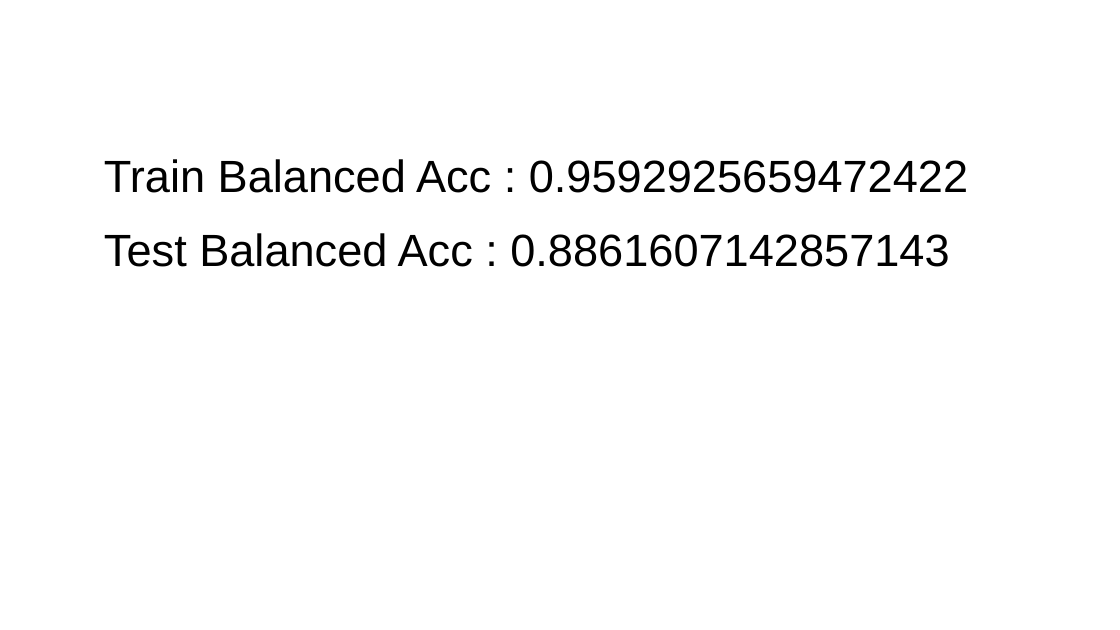
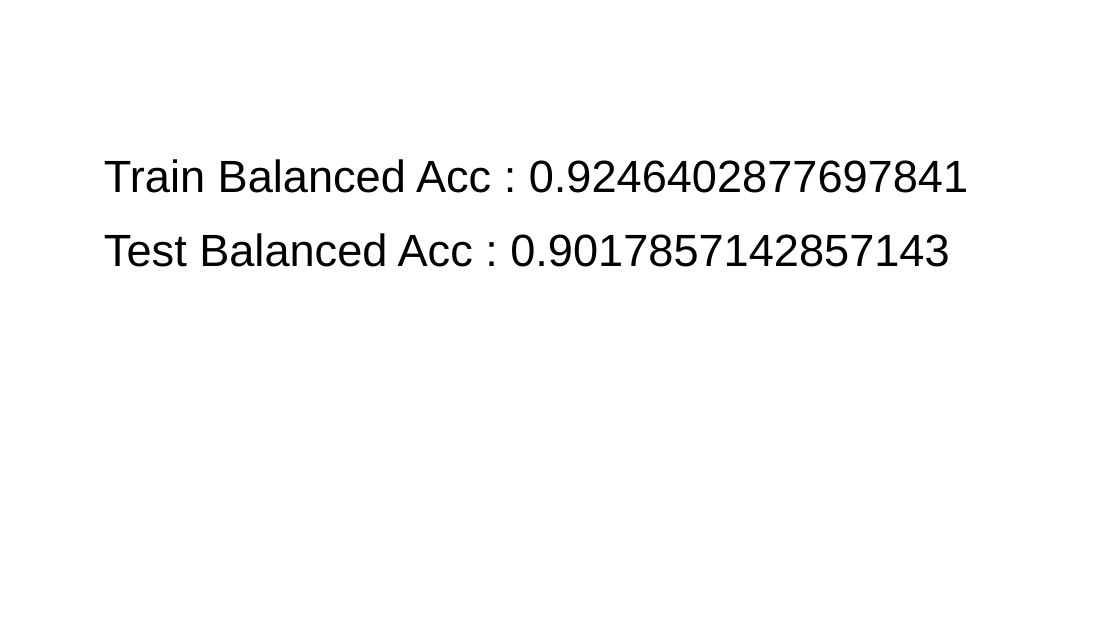
Before and after one commit to MathieuGig/Predict_Resistance_FKS1_GigM, a slide deck: slide 13 of Hyperparams_hunt.odp (slide 24 before the commit). Drawn at 1120x630 pixels with LibreOffice and Linux fonts; fonts in the diff are those of the drawing. Boxes give left, top, right and bottom in pixels: in the first picture for what was removed or moved away, otherwise in the second. Text is boxed around its words. In the diff, an @@ line names an element or a change of style, - is before the commit and + after.

```diff
--- a/Hyperparams_hunt.odp
+++ b/Hyperparams_hunt.odp
@@ text at [104, 159, 968, 267]: text changed @@
-Train Balanced Acc : 0.9592925659472422
-Test Balanced Acc : 0.8861607142857143
+Train Balanced Acc : 0.9246402877697841
+Test Balanced Acc : 0.9017857142857143
```
Also in this commit, not shown: 4 other slides changed, 11 slides removed, 15 other files.
